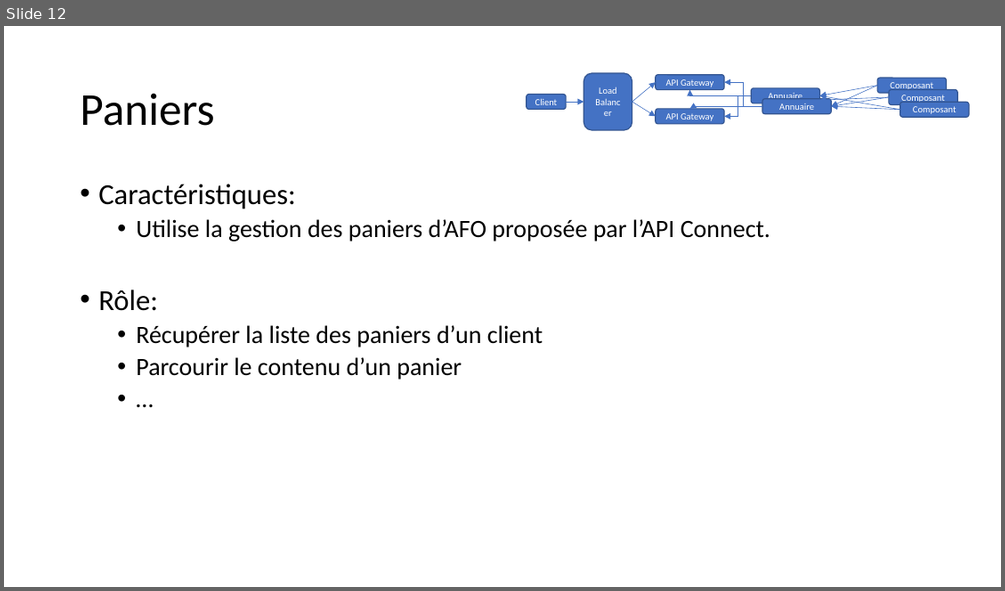
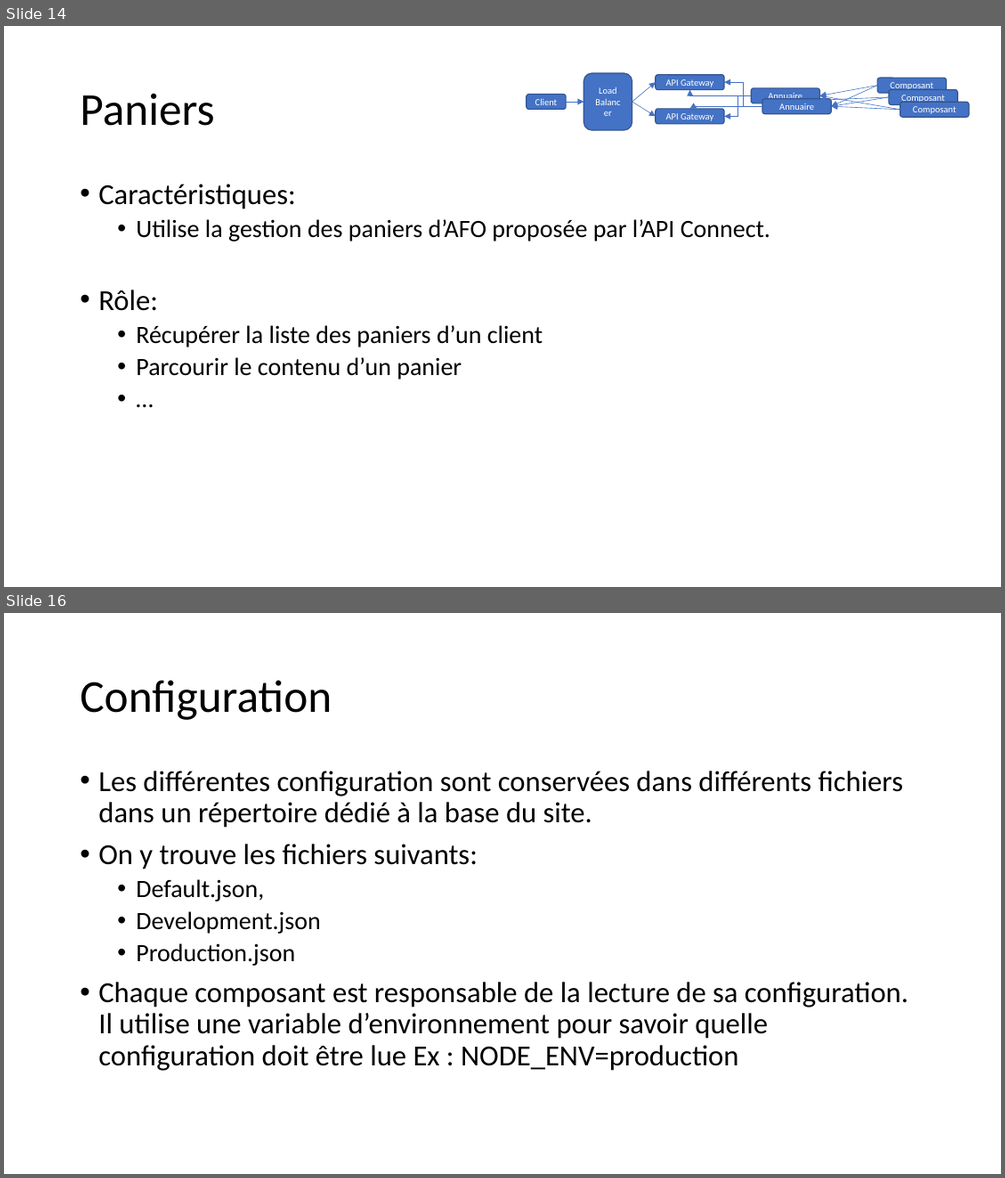
Before and after one commit to apulcino/MSAFO, a slide deck: maquette.pptx. Shown one above the other, each under a label of ours: slide 12 before the commit, slides 14 and 16 after it; the slides between them are not shown. The pictures are 1005x591 and 1005x1178 pixels, drawn with LibreOffice and Linux fonts; fonts in the diff are those of the drawing. Boxes give left, top, right and bottom in pixels: in the first picture for what was removed or moved away, otherwise in the second. Text is boxed around its words. In the diff, an @@ line names an element or a change of style, - is before the commit and + after.

```diff
--- a/maquette.pptx
+++ b/maquette.pptx
@@ slide 16 added at bbox=[4, 613, 1001, 1174], background #FFFFFF @@
@@ title added at bbox=[80, 680, 332, 720], 44 pt, text #000000 @@
+Configuration
@@ text added at bbox=[98, 771, 908, 1070], 28 pt, text #000000 @@
+• Les différentes configuration sont conservées dans différents fichiers dans un répertoire dédié à la base du site.
+• On y trouve les fichiers suivants:
+  • Default.json,
+  • Development.json
+  • Production.json
+• Chaque composant est responsable de la lecture de sa configuration. Il utilise une variable d’environnement pour savoir quelle configuration doit être lue Ex : NODE_ENV=production
@@ what was slide 12 is now slide 14 @@
```
Also in this commit, not shown: 4 slides changed, 7 other slides added, 2 other files.
